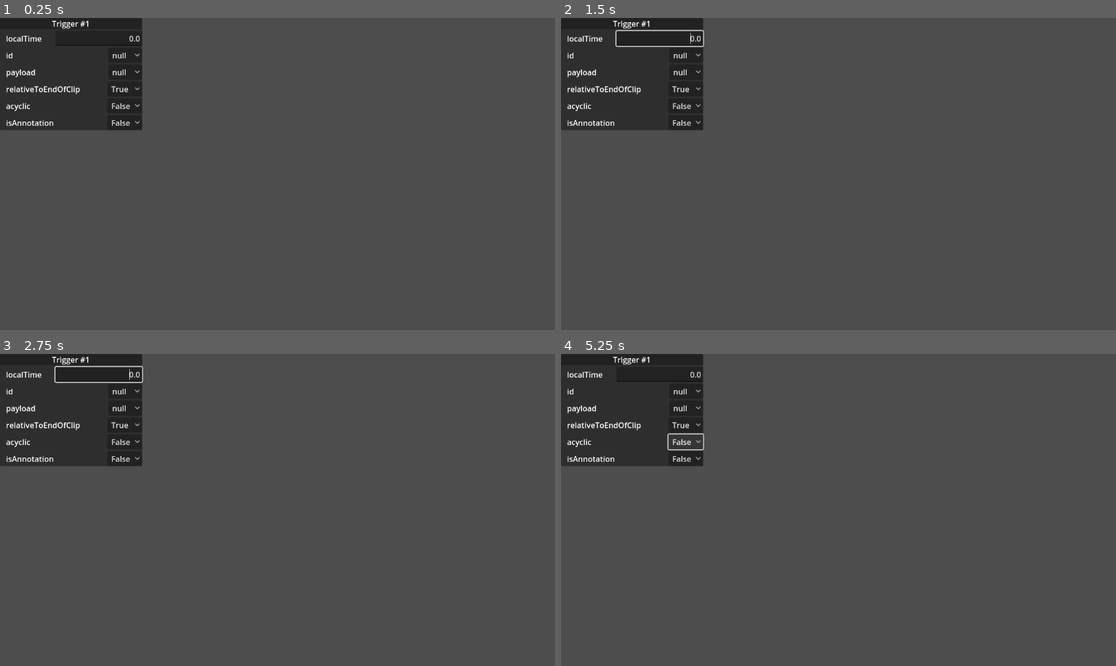
Above: before the commit, frames 1-4 (two rows, left to right).
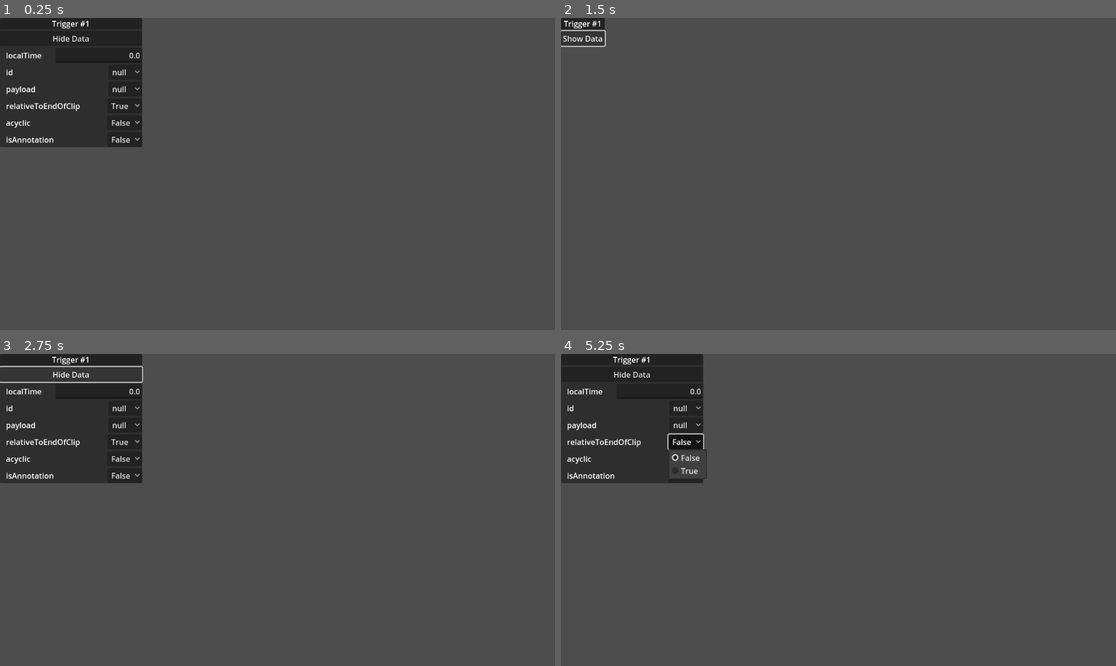
Above: after the commit, the same moments.

Repository: NeoExperiences/BehaviorNodeGraphTool
Game: Godot game, scene res://Nodes/Children/TriggerScene.tscn
Two runs of this game, one before a commit and one after it. Both use one fixed random seed, a clock stepped at 60 frames per second and the inputs below. This scene is started directly instead of the project's main scene.
Inputs (mouse positions are in pixels of both pictures, inside the frame that each line leads up to):
- Up to frame 1 (0.25 s): no input
- Up to frame 2 (1.5 s): click "null" at 0.5 s; click (633, 39) at 1.25 s, where only the run after the commit has a clickable "Hide Data"
- Up to frame 3 (2.75 s): click (22, 375) at 2 s, where only the run after the commit has a clickable "Show Data"
- Up to frame 4 (5.25 s): click "null" at 2.75 s; click "True" at 3.5 s; click "False" at 4.25 s; click "False" at 5 s

The runs differ from the first frame. In frame 1, 2.2% of the frame differs, in the area x 0-26%, y 5-42%; in frame 2, 8.5%, in the area x 0-26%, y 0-36%; in frame 3, 2.4%; in frame 4, 2.5%.
Error after the commit: Attempt to call function 'reset_size' in base 'null instance' on a null instance. (res://Nodes/Children/Scripts/TriggerScene.gd:86)

Commit message:
Added Clip Trigger Array importing.

Diff:
--- a/Nodes/Children/Scripts/TriggerScene.gd
+++ b/Nodes/Children/Scripts/TriggerScene.gd
@@ -11,20 +11,20 @@
 
 
 func _ready():
-	$VBoxContainer/localTime/localTimeLine.text = localTime
-	$VBoxContainer/relativeToEndOfClip/relativeToEndOfClipButton.selected = relativeToEndOfClip
-	$VBoxContainer/acyclic/acyclicButton.selected = acyclic
-	$VBoxContainer/isAnnotation/isAnnotationButton.selected = isAnnotation
-	$VBoxContainer/id/idOptionButton._updateEvents()
-	$VBoxContainer/payload/payloadOptionButton._updateEventPayloads()
+	$VBoxContainer/dataContainer/localTime/localTimeLine.text = localTime
+	$VBoxContainer/dataContainer/relativeToEndOfClip/relativeToEndOfClipButton.selected = relativeToEndOfClip
+	$VBoxContainer/dataContainer/acyclic/acyclicButton.selected = acyclic
+	$VBoxContainer/dataContainer/isAnnotation/isAnnotationButton.selected = isAnnotation
+	$VBoxContainer/dataContainer/id/idOptionButton._updateEvents()
+	$VBoxContainer/dataContainer/payload/payloadOptionButton._updateEventPayloads()
 	if eventID == -1:
-		$VBoxContainer/id/idOptionButton.selected = 0
+		$VBoxContainer/dataContainer/id/idOptionButton.selected = 0
 	else:
-		$VBoxContainer/id/idOptionButton.selected = eventID + 1
+		$VBoxContainer/dataContainer/id/idOptionButton.selected = eventID + 1
 	if payloadID == -1:
-		$VBoxContainer/payload/payloadOptionButton.selected = 0
+		$VBoxContainer/dataContainer/payload/payloadOptionButton.selected = 0
 	else:
-		$VBoxContainer/payload/payloadOptionButton.selected = payloadID
+		$VBoxContainer/dataContainer/payload/payloadOptionButton.selected = payloadID
 
 func _update_name():
 	$VBoxContainer/PanelContainer/TriggerNameLabel.text = "Trigger #" + str(triggerIndex)
@@ -47,8 +47,8 @@
 	get_parent().get_parent().get_parent().get_parent().get_parent().get_parent().get_parent().get_parent()._on_update_trigger_array()
 
 func _update_events():
-	$VBoxContainer/id/idOptionButton._updateEvents()
-	$VBoxContainer/payload/payloadOptionButton._updateEventPayloads()
+	$VBoxContainer/dataContainer/id/idOptionButton._updateEvents()
+	$VBoxContainer/dataContainer/payload/payloadOptionButton._updateEventPayloads()
 
 func _on_local_time_line_text_changed(new_text):
 	localTime = new_text
@@ -75,3 +75,12 @@
 	else:
 		isAnnotation = false
 	update_values()
+
+func _on_show_button_pressed():
+	if !$VBoxContainer/dataContainer.visible:
+		$VBoxContainer/dataContainer.visible = 1
+		$VBoxContainer/ShowButton.text = "Hide Data"
+	else:
+		$VBoxContainer/dataContainer.visible = 0
+		$VBoxContainer/ShowButton.text = "Show Data"
+	get_parent().get_parent().reset_size()
--- a/Nodes/Children/TriggerScene.tscn
+++ b/Nodes/Children/TriggerScene.tscn
@@ -18,19 +18,26 @@
 text = "Trigger #1"
 horizontal_alignment = 1
 
-[node name="localTime" type="HBoxContainer" parent="VBoxContainer"]
+[node name="ShowButton" type="Button" parent="VBoxContainer"]
+layout_mode = 2
+text = "Hide Data"
+
+[node name="dataContainer" type="VBoxContainer" parent="VBoxContainer"]
 layout_mode = 2
 
-[node name="Label" type="Label" parent="VBoxContainer/localTime"]
+[node name="localTime" type="HBoxContainer" parent="VBoxContainer/dataContainer"]
+layout_mode = 2
+
+[node name="Label" type="Label" parent="VBoxContainer/dataContainer/localTime"]
 layout_mode = 2
 text = "   localTime"
 
-[node name="Space" type="Control" parent="VBoxContainer/localTime"]
+[node name="Space" type="Control" parent="VBoxContainer/dataContainer/localTime"]
 custom_minimum_size = Vector2(20, 0)
 layout_mode = 2
 size_flags_horizontal = 6
 
-[node name="localTimeLine" type="LineEdit" parent="VBoxContainer/localTime"]
+[node name="localTimeLine" type="LineEdit" parent="VBoxContainer/dataContainer/localTime"]
 custom_minimum_size = Vector2(180, 30)
 layout_mode = 2
 text = "0.0"
@@ -38,19 +45,19 @@
 alignment = 2
 max_length = 20
 
-[node name="id" type="HBoxContainer" parent="VBoxContainer"]
+[node name="id" type="HBoxContainer" parent="VBoxContainer/dataContainer"]
 layout_mode = 2
 
-[node name="idLabel" type="Label" parent="VBoxContainer/id"]
+[node name="idLabel" type="Label" parent="VBoxContainer/dataContainer/id"]
 layout_mode = 2
 text = "   id
 "
 
-[node name="Space" type="Control" parent="VBoxContainer/id"]
+[node name="Space" type="Control" parent="VBoxContainer/dataContainer/id"]
 layout_mode = 2
 size_flags_horizontal = 6
 
-[node name="idOptionButton" type="OptionButton" parent="VBoxContainer/id"]
+[node name="idOptionButton" type="OptionButton" parent="VBoxContainer/dataContainer/id"]
 custom_minimum_size = Vector2(70, 30)
 layout_mode = 2
 item_count = 1
@@ -59,19 +66,19 @@
 popup/item_0/id = 0
 script = ExtResource("2_ay6g7")
 
-[node name="payload" type="HBoxContainer" parent="VBoxContainer"]
+[node name="payload" type="HBoxContainer" parent="VBoxContainer/dataContainer"]
 layout_mode = 2
 
-[node name="payloadLabel" type="Label" parent="VBoxContainer/payload"]
+[node name="payloadLabel" type="Label" parent="VBoxContainer/dataContainer/payload"]
 layout_mode = 2
 text = "   payload"
 
-[node name="Space" type="Control" parent="VBoxContainer/payload"]
+[node name="Space" type="Control" parent="VBoxContainer/dataContainer/payload"]
 custom_minimum_size = Vector2(30, 0)
 layout_mode = 2
 size_flags_horizontal = 6
 
-[node name="payloadOptionButton" type="OptionButton" parent="VBoxContainer/payload"]
+[node name="payloadOptionButton" type="OptionButton" parent="VBoxContainer/dataContainer/payload"]
 custom_minimum_size = Vector2(70, 30)
 layout_mode = 2
 item_count = 1
@@ -80,19 +87,19 @@
 popup/item_0/id = 0
 script = ExtResource("3_biudp")
 
-[node name="relativeToEndOfClip" type="HBoxContainer" parent="VBoxContainer"]
+[node name="relativeToEndOfClip" type="HBoxContainer" parent="VBoxContainer/dataContainer"]
 layout_mode = 2
 
-[node name="Label" type="Label" parent="VBoxContainer/relativeToEndOfClip"]
+[node name="Label" type="Label" parent="VBoxContainer/dataContainer/relativeToEndOfClip"]
 layout_mode = 2
 text = "   relativeToEndOfClip"
 
-[node name="Space" type="Control" parent="VBoxContainer/relativeToEndOfClip"]
+[node name="Space" type="Control" parent="VBoxContainer/dataContainer/relativeToEndOfClip"]
 custom_minimum_size = Vector2(40, 0)
 layout_mode = 2
 size_flags_horizontal = 6
 
-[node name="relativeToEndOfClipButton" type="OptionButton" parent="VBoxContainer/relativeToEndOfClip"]
+[node name="relativeToEndOfClipButton" type="OptionButton" parent="VBoxContainer/dataContainer/relativeToEndOfClip"]
 custom_minimum_size = Vector2(70, 30)
 layout_mode = 2
 item_count = 2
@@ -102,19 +109,19 @@
 popup/item_1/text = "True"
 popup/item_1/id = 1
 
-[node name="acyclic" type="HBoxContainer" parent="VBoxContainer"]
+[node name="acyclic" type="HBoxContainer" parent="VBoxContainer/dataContainer"]
 layout_mode = 2
 
-[node name="Label" type="Label" parent="VBoxContainer/acyclic"]
+[node name="Label" type="Label" parent="VBoxContainer/dataContainer/acyclic"]
 layout_mode = 2
 text = "   acyclic"
 
-[node name="Space" type="Control" parent="VBoxContainer/acyclic"]
+[node name="Space" type="Control" parent="VBoxContainer/dataContainer/acyclic"]
 custom_minimum_size = Vector2(40, 0)
 layout_mode = 2
 size_flags_horizontal = 6
 
-[node name="acyclicButton" type="OptionButton" parent="VBoxContainer/acyclic"]
+[node name="acyclicButton" type="OptionButton" parent="VBoxContainer/dataContainer/acyclic"]
 custom_minimum_size = Vector2(70, 30)
 layout_mode = 2
 item_count = 2
@@ -124,19 +131,19 @@
 popup/item_1/text = "True"
 popup/item_1/id = 1
 
-[node name="isAnnotation" type="HBoxContainer" parent="VBoxContainer"]
+[node name="isAnnotation" type="HBoxContainer" parent="VBoxContainer/dataContainer"]
 layout_mode = 2
 
-[node name="Label" type="Label" parent="VBoxContainer/isAnnotation"]
+[node name="Label" type="Label" parent="VBoxContainer/dataContainer/isAnnotation"]
 layout_mode = 2
 text = "   isAnnotation"
 
-[node name="Space" type="Control" parent="VBoxContainer/isAnnotation"]
+[node name="Space" type="Control" parent="VBoxContainer/dataContainer/isAnnotation"]
 custom_minimum_size = Vector2(40, 0)
 layout_mode = 2
 size_flags_horizontal = 6
 
-[node name="isAnnotationButton" type="OptionButton" parent="VBoxContainer/isAnnotation"]
+[node name="isAnnotationButton" type="OptionButton" parent="VBoxContainer/dataContainer/isAnnotation"]
 custom_minimum_size = Vector2(70, 30)
 layout_mode = 2
 item_count = 2
@@ -146,9 +153,10 @@
 popup/item_1/text = "True"
 popup/item_1/id = 1
 
-[connection signal="text_changed" from="VBoxContainer/localTime/localTimeLine" to="." method="_on_local_time_line_text_changed"]
-[connection signal="item_selected" from="VBoxContainer/id/idOptionButton" to="." method="_on_id_option_button_item_selected"]
-[connection signal="item_selected" from="VBoxContainer/payload/payloadOptionButton" to="." method="_on_payload_option_button_item_selected"]
-[connection signal="item_selected" from="VBoxContainer/relativeToEndOfClip/relativeToEndOfClipButton" to="." method="_on_relative_to_end_of_clip_button_item_selected"]
-[connection signal="item_selected" from="VBoxContainer/acyclic/acyclicButton" to="." method="_on_acyclic_button_item_selected"]
-[connection signal="item_selected" from="VBoxContainer/isAnnotation/isAnnotationButton" to="." method="_on_is_annotation_button_item_selected"]
+[connection signal="pressed" from="VBoxContainer/ShowButton" to="." method="_on_show_button_pressed"]
+[connection signal="text_changed" from="VBoxContainer/dataContainer/localTime/localTimeLine" to="." method="_on_local_time_line_text_changed"]
+[connection signal="item_selected" from="VBoxContainer/dataContainer/id/idOptionButton" to="." method="_on_id_option_button_item_selected"]
+[connection signal="item_selected" from="VBoxContainer/dataContainer/payload/payloadOptionButton" to="." method="_on_payload_option_button_item_selected"]
+[connection signal="item_selected" from="VBoxContainer/dataContainer/relativeToEndOfClip/relativeToEndOfClipButton" to="." method="_on_relative_to_end_of_clip_button_item_selected"]
+[connection signal="item_selected" from="VBoxContainer/dataContainer/acyclic/acyclicButton" to="." method="_on_acyclic_button_item_selected"]
+[connection signal="item_selected" from="VBoxContainer/dataContainer/isAnnotation/isAnnotationButton" to="." method="_on_is_annotation_button_item_selected"]
--- a/Scripts/xml_import.gd
+++ b/Scripts/xml_import.gd
@@ -350,7 +350,6 @@
 							"bindingType": object.children[0].children[binding].children[3].content
 						}
 						loadedNode.bindingArray.append(bindingData)
-					print(loadedNode.bindingArray)
 					loadedNode.indexOfBindingToEnable	= int(object.children[1].content)
 					graphEdit.add_child(loadedNode)
 				"hkbManualSelectorGenerator": # Done
@@ -402,11 +401,18 @@
 					if object.children[4].content != "null": # expressions
 						connections.append([1, int(object.attributes.name.replace("#","")), int(object.children[4].content.replace("#",""))])
 					graphEdit.add_child(loadedNode)
-				"hkbExpressionDataArray":
+				"hkbExpressionDataArray": # Done
 					print("hkbExpressionDataArray loaded.")
 					var loadedNode = globalVariable.hkbExpressionDataArray.instantiate()
 					base_node_values(loadedNode, object)
-					#loadedNode.expressionArray							= node.expressionArray
+					loadedNode.expressionArray = []
+					for expression in range(int(object.children[0].attributes.numelements)):
+						var expressionData = {
+							"expression": object.children[0].children[expression].children[0].content,
+							"assignmentVariableIndex": int(object.children[0].children[expression].children[1].content),
+							"assignmentEventIndex": int(object.children[0].children[expression].children[2].content)
+						}
+						loadedNode.expressionArray.append(expressionData)
 					graphEdit.add_child(loadedNode)
 				"hkbPoseMatchingGenerator": # Done
 					print("hkbPoseMatchingGenerator loaded.")
@@ -490,6 +496,21 @@
 					print("hkbClipTriggerArray loaded.")
 					var loadedNode = globalVariable.hkbClipTriggerArray.instantiate()
 					base_node_values(loadedNode, object)
+					loadedNode.triggersArray = []
+					for trigger in range(int(object.children[0].attributes.numelements)):
+						var bindingData = {
+							"localTime": object.children[0].children[trigger].children[0].content,
+							"eventID": int(object.children[0].children[trigger].children[1].children[0].children[0].content),
+							"payloadID": 0,
+							"relativeToEndOfClip": string_to_bool(object.children[0].children[trigger].children[2].content),
+							"acyclic": string_to_bool(object.children[0].children[trigger].children[3].content),
+							"isAnnotation": string_to_bool(object.children[0].children[trigger].children[4].content)
+						}
+						if object.children[0].children[trigger].children[1].children[0].children[1].content != "null": # payload object
+							for payload in payloadValues:
+								if payload[0] == object.children[0].children[trigger].children[1].children[0].children[1].content:
+									bindingData.payloadID = payload[1]
+						loadedNode.triggersArray.append(bindingData)
 					#loadedNode.triggersArray = node.triggersArray
 					graphEdit.add_child(loadedNode)
 				"hkbBlendingTransitionEffect": # Done
